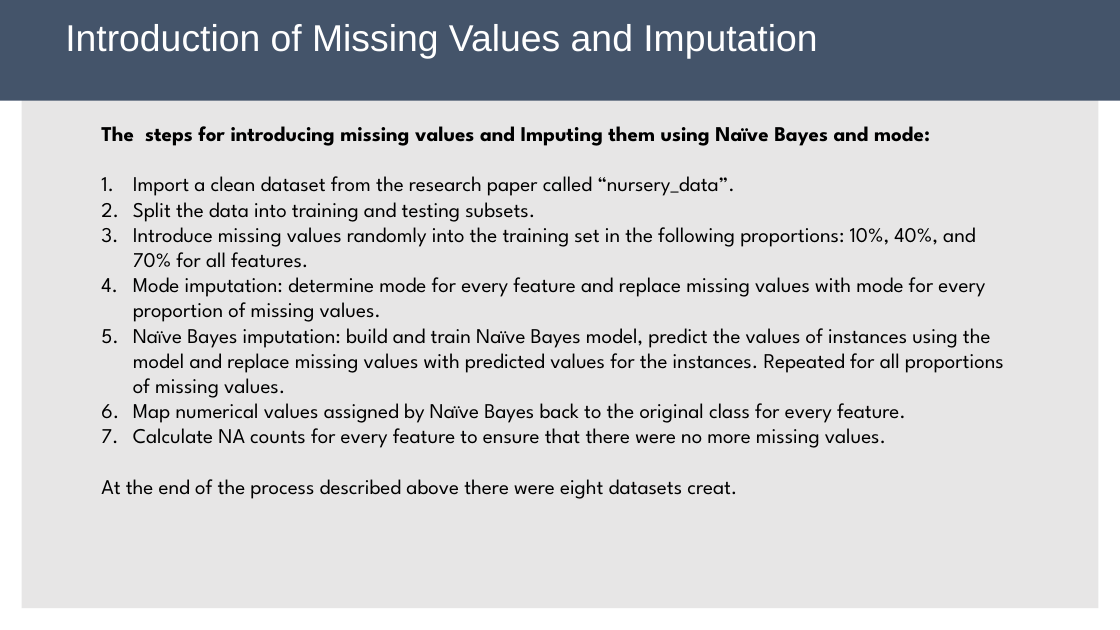
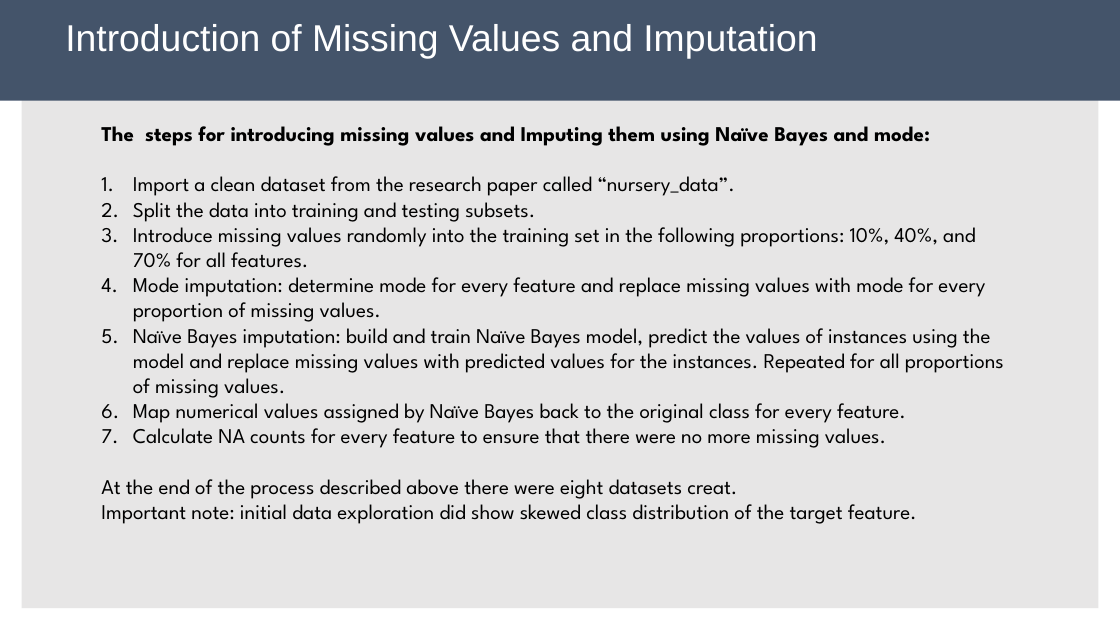
Before and after one commit to sver96/ds-group-42-pba-3, a slide deck: slide 6 of 06.Presentation/A3videoA42pptx_LM_KT.pptx. Drawn at 1120x630 pixels with LibreOffice and Linux fonts; fonts in the diff are those of the drawing. Boxes give left, top, right and bottom in pixels: in the first picture for what was removed or moved away, otherwise in the second. Text is boxed around its words. In the diff, an @@ line names an element or a change of style, - is before the commit and + after.

Commit message:
Updates on slides and script

```diff
--- a/06.Presentation/A3videoA42pptx_LM_KT.pptx
+++ b/06.Presentation/A3videoA42pptx_LM_KT.pptx
@@ text at bbox=[101, 498, 917, 524]: paragraph added @@
+Important note: initial data exploration did show skewed class distribution of the target feature.
```
Also in this commit, not shown: 1 other file.
